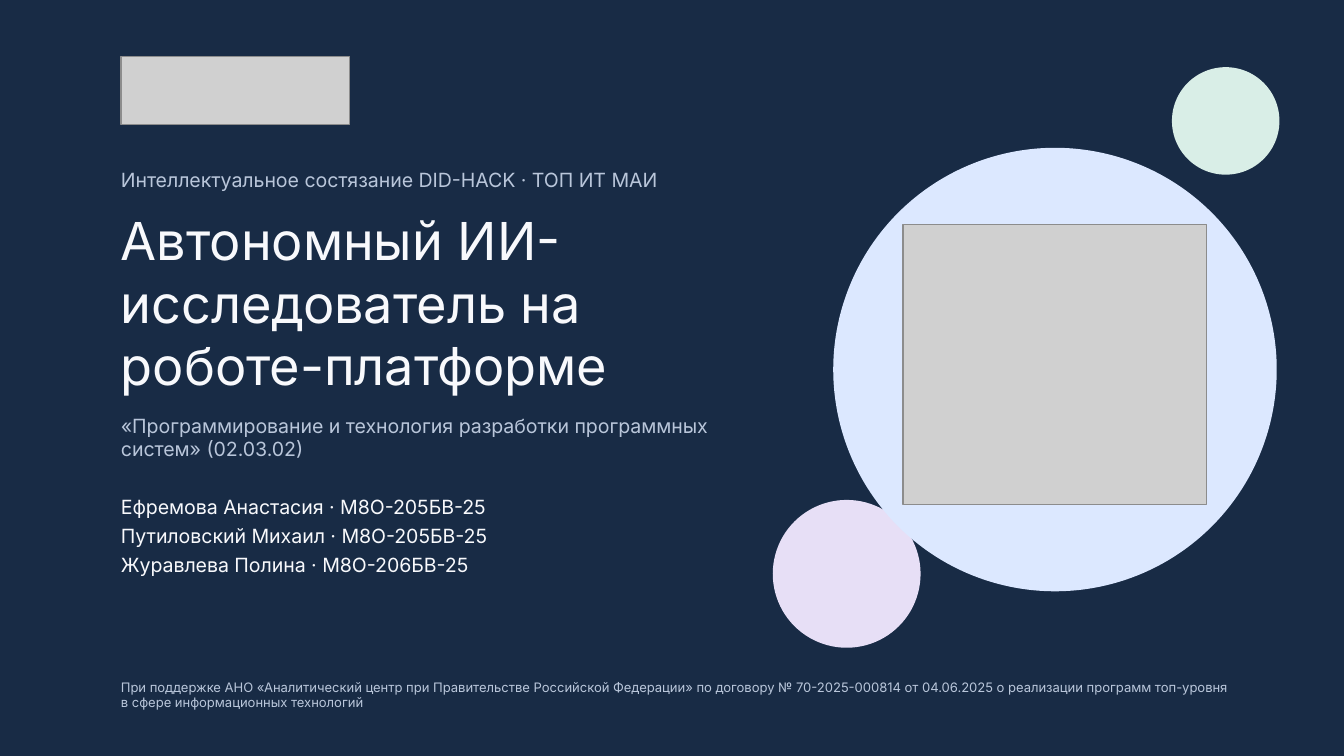
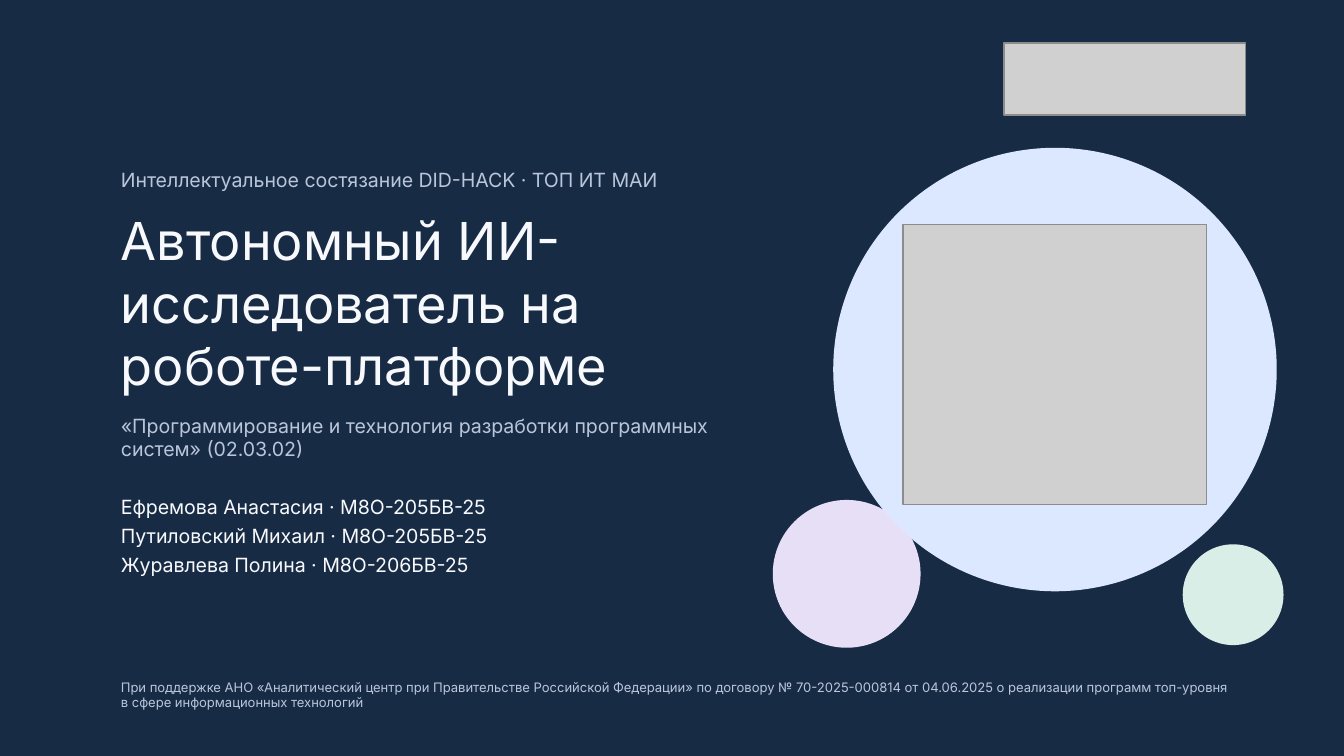
Before and after one commit to Mput13/did-hack, a slide deck: slide 1 of presentation/team/DID_final.pptx. Drawn at 1344x756 pixels with LibreOffice and Linux fonts; fonts in the diff are those of the drawing; grey boxes stand for pictures. Boxes give left, top, right and bottom in pixels: in the first picture for what was removed or moved away, otherwise in the second. Text is boxed around its words. In the diff, an @@ line names an element or a change of style, - is before the commit and + after.

```diff
--- a/presentation/team/DID_final.pptx
+++ b/presentation/team/DID_final.pptx
@@ picture: place and size @@
-picture at box(121, 56, 349, 125)
+picture at box(1004, 43, 1246, 116)
@@ ellipse: place and size @@
-ellipse at box(1172, 67, 1279, 175)
+ellipse at box(1183, 544, 1284, 645)
```
Also in this commit, not shown: 1 other slide changed, 5 other files.
